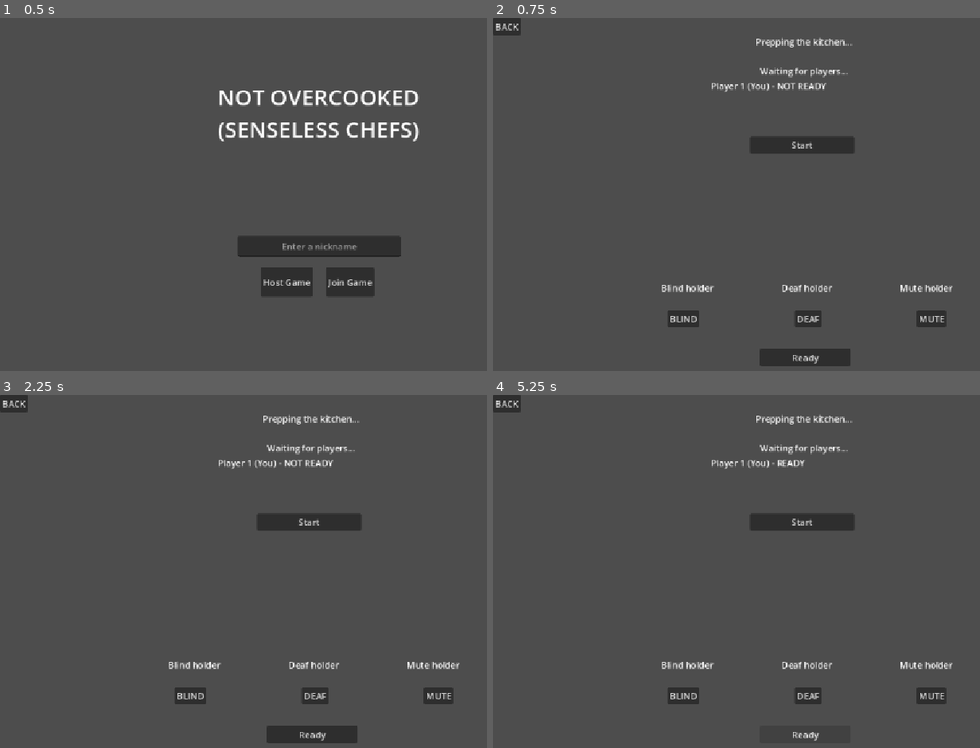
Above: before the commit, frames 1-4 (two rows, left to right).
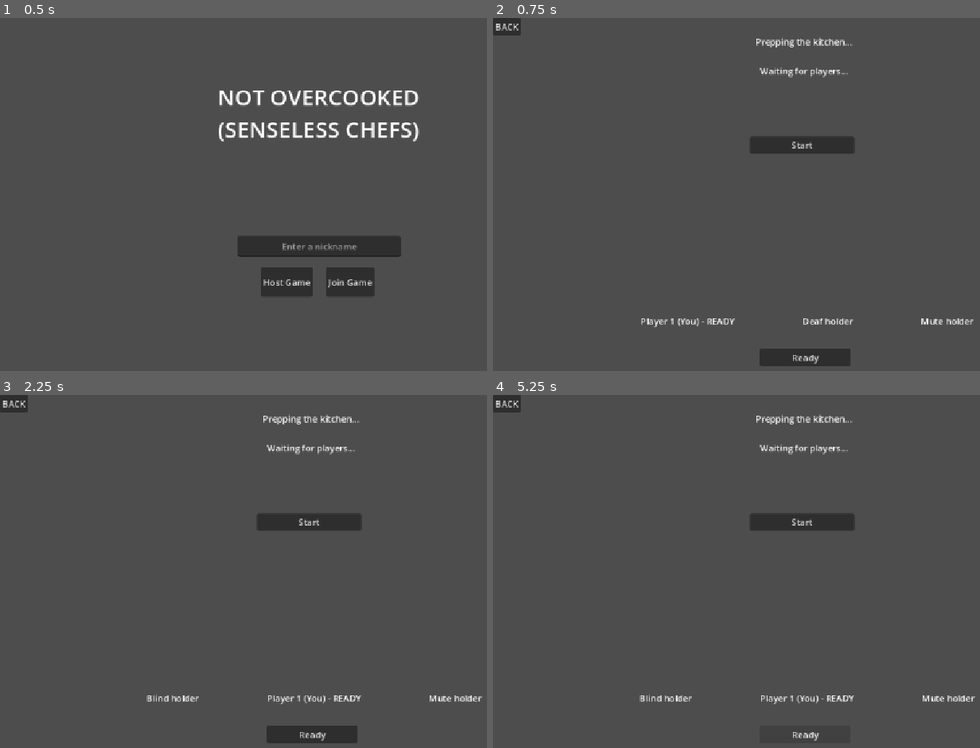
Above: after the commit, the same moments.

Repository: tszyana/SenselessChefs
Game: Godot game, scene res://scenes/main_menu.tscn
The game is run twice, just before and just after one commit, with the same random seed, the same clock (stepped at 60 frames per second) and the same inputs.
Inputs (mouse positions are in pixels of both pictures, inside the frame that each line leads up to):
- Up to frame 1 (0.5 s): no input
- Up to frame 2 (0.75 s): click "Host Game" at 0.5 s
- Up to frame 3 (2.25 s): click "BACK" at 1.25 s; click "Join Game" at 2 s
- Up to frame 4 (5.25 s): click (682, 695) at 2.75 s, where only the run before the commit has a clickable "BLIND"; click (809, 695) at 3.5 s, where only the run before the commit has a clickable "DEAF"; click (931, 695) at 4.25 s, where only the run before the commit has a clickable "MUTE"; click "Ready" at 5 s

Frame 1 is identical in both runs. In frame 2, 1.7% of the frame differs, in the area x 30-99%, y 18-88%; in frame 3, 1.7%; in frame 4, 1.7%.
Error after the commit: Invalid access to property or key 'role' on a base object of type 'bool'. (res://scripts/lobby.gd:47)

Commit message:
added role assignment

Diff:
--- a/project.godot
+++ b/project.godot
@@ -25,6 +25,7 @@
 
 NetworkManager="*uid://bk1qt337yias5"
 VoiceChat="*uid://d1gluackmwoqq"
+GameState="*uid://b10dk4888q5tg"
 
 [display]
 
--- a/scenes/lobby.tscn
+++ b/scenes/lobby.tscn
@@ -81,23 +81,6 @@
 layout_mode = 2
 text = "Mute holder"
 
-[node name="HBoxContainer" type="HBoxContainer" parent="VBoxContainer2" unique_id=892741498]
-layout_mode = 2
-theme_override_constants/separation = 173
-alignment = 1
-
-[node name="BeBlindButton" type="Button" parent="VBoxContainer2/HBoxContainer" unique_id=1710691519]
-layout_mode = 2
-text = "BLIND"
-
-[node name="BeDeafButton" type="Button" parent="VBoxContainer2/HBoxContainer" unique_id=1745104028]
-layout_mode = 2
-text = "DEAF"
-
-[node name="BeMuteButton" type="Button" parent="VBoxContainer2/HBoxContainer" unique_id=1831257890]
-layout_mode = 2
-text = "MUTE"
-
 [connection signal="pressed" from="ReadyButton" to="." method="_on_ready_button_pressed"]
 [connection signal="pressed" from="StartButton" to="." method="_on_start_button_pressed"]
 [connection signal="pressed" from="BackButton" to="." method="_on_back_button_pressed"]
--- a/scenes/main_menu.tscn
+++ b/scenes/main_menu.tscn
@@ -12,7 +12,7 @@
 script = ExtResource("1_l6cm7")
 metadata/_edit_lock_ = true
 
-[node name="LineEdit" type="LineEdit" parent="." unique_id=995277565]
+[node name="NicknameEdit" type="LineEdit" parent="." unique_id=995277565]
 layout_mode = 0
 offset_left = 430.0
 offset_top = 394.0
--- /dev/null
+++ b/scripts/game_state.gd
@@ -0,0 +1,42 @@
+extends Node
+
+enum Role {
+	BLIND,
+	DEAF,
+	MUTE
+}
+
+var player_states := {}
+var nickname : String
+var playerNum := 0
+
+func _ready() -> void:
+	print("GameState initialized!")
+
+
+func add_player(player_id: int) -> void:
+	player_states[player_id] = {
+		"role": playerNum,
+		"ready": false,
+		"nickname": ""
+	}
+
+	print("Added player ", player_id)
+	playerNum += 1
+
+func remove_player(player_id: int) -> void:
+	player_states.erase(player_id)
+
+	print("GameState: Removed player ", player_id)
+
+	if playerNum > 0:
+		playerNum -= 1
+
+func set_nickname(name: String) -> void:
+	nickname = name
+
+func get_nickname() -> String:
+	if nickname != null:
+		return nickname
+	else:
+		return ""
--- a/scripts/lobby.gd
+++ b/scripts/lobby.gd
@@ -4,13 +4,12 @@
 @onready var start_button: Button = $StartButton
 
 var is_ready := false
-var players_ready := {}
 
 func _ready() -> void:
 	multiplayer.peer_connected.connect(_on_peer_connected)
 	multiplayer.peer_disconnected.connect(_on_peer_disconnected)
 
-	players_ready[multiplayer.get_unique_id()] = false
+	GameState.add_player(multiplayer.get_unique_id())
 
 	update_player_list()
 
@@ -19,10 +18,14 @@
 
 func _on_peer_connected(id: int) -> void:
 	print("Player connected: ", id)
+	if multiplayer.is_server():
+		GameState.add_player(id)
 	update_player_list()
 
 func _on_peer_disconnected(id: int) -> void:
 	print("Player disconnected: ", id)
+	if multiplayer.is_server():
+		GameState.remove_player(id)
 	update_player_list()
 
 func update_player_list() -> void:
@@ -39,13 +42,23 @@
 		add_player_to_list(id)
 
 func add_player_to_list(id: int) -> void:
-	var label := Label.new()
+	var label : Label
+
+	if GameState.player_states[id]["role"] == GameState.Role.BLIND:
+		label = $VBoxContainer2/HBoxContainer2/BlindLabel
+
+	elif GameState.player_states[id]["role"] == GameState.Role.DEAF:
+		label = $VBoxContainer2/HBoxContainer2/DeafLabel
+
+	elif GameState.player_states[id]["role"] == GameState.Role.MUTE:
+		label = $VBoxContainer2/HBoxContainer2/MuteLabel
+
 	label.text = "Player " + str(id)
 
 	if id == multiplayer.get_unique_id():
 		label.text += " (You)"
 
-	if players_ready.get(id, false):
+	if not GameState.player_states[id]["ready"]:
 		label.text += " - READY"
 	else:
 		label.text += " - NOT READY"
@@ -54,23 +67,24 @@
 
 
 func _on_ready_button_pressed() -> void:
+
 	is_ready = !is_ready
-	players_ready[multiplayer.get_unique_id()] = is_ready
+	#GameState.player_states[multiplayer.get_unique_id()] = is_ready
 
 	if multiplayer.is_server():
-		players_ready[multiplayer.get_unique_id()] = is_ready
+		GameState.player_states[multiplayer.get_unique_id()] = is_ready
 		update_player_list()
-		sync_ready_states.rpc(players_ready)
+		sync_ready_states.rpc(GameState.player_states)
 	else:
 		set_ready_on_server.rpc_id(1, is_ready)
 
 # Returns true if all players are ready
 func all_players_ready() -> bool:
 	for id in multiplayer.get_peers():
-		if not players_ready.get(id, false):
+		if not GameState.player_states[id]["ready"]:
 			return false
 
-	if not players_ready.get(multiplayer.get_unique_id(), false):
+	if not GameState.player_states[multiplayer.get_unique_id()]["ready"]:
 		return false
 
 	return true
@@ -89,7 +103,7 @@
 
 @rpc("authority", "call_local", "reliable")
 func sync_ready_states(states: Dictionary) -> void:
-	players_ready = states
+	GameState.player_states = states
 	update_player_list()
 
 @rpc("any_peer", "reliable")
@@ -99,10 +113,12 @@
 
 	var player_id := multiplayer.get_remote_sender_id()
 
-	players_ready[player_id] = ready
+	GameState.player_states[player_id]["ready"] = ready
 
 	update_player_list()
-	sync_ready_states.rpc(players_ready)
+	sync_ready_states.rpc(GameState.player_states)
+
+
 
 @rpc("any_peer", "call_local", "reliable")
 func start_game() -> void:
--- a/scripts/main_menu.gd
+++ b/scripts/main_menu.gd
@@ -1,8 +1,10 @@
 extends Control
 
+@onready var nicknameEdit : LineEdit = $NicknameEdit
 
 func _on_host_button_pressed() -> void:
 	print("HOST BUTTON PRESSED")
+	GameState.set_nickname(nicknameEdit.text)
 	NetworkManager.host_game()
 	get_tree().change_scene_to_file("res://scenes/lobby.tscn")
 
--- a/scripts/voice_chat.gd
+++ b/scripts/voice_chat.gd
@@ -54,8 +54,8 @@
 
 	var available := playback_playback.get_frames_available()
 
-	if Engine.get_process_frames() % 60 == 0:
-		print("Voice buffer: ", voice_buffer.size(), " samples")
+	#if Engine.get_process_frames() % 60 == 0:
+		#print("Voice buffer: ", voice_buffer.size(), " samples")
 
 	while available > 0 and voice_buffer.size() > 0:
 		var sample: float = voice_buffer.pop_front()
Not shown, added: scripts/game_state.gd.uid
